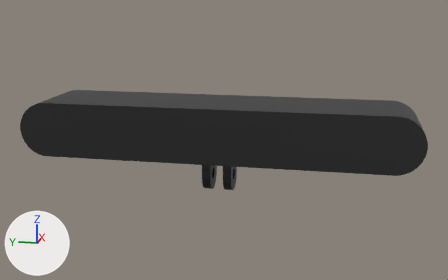
Before and after pictures for a commit that changed the COLLADA model pandora_sensors_description/meshes/kinect/asus_xtion_pro.dae.
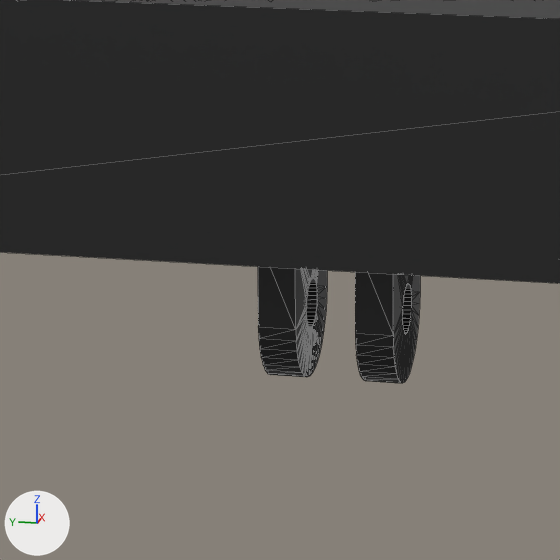
Old and new are each drawn whole from a 50 mm camera at (-0.274, -0.0569, 0.0847) aimed at (0.0009, -0.0019, 0.0159) and again close up on the part from 33% to 60% of the width and 38% to 81% of the height. The axes (+X, +Y, +Z) are drawn at lower left. The lights are the same throughout. The close-ups show mesh edges as thin lines.

In view in the first close-up: 'ASUS_Xtion_Pro_Live'.
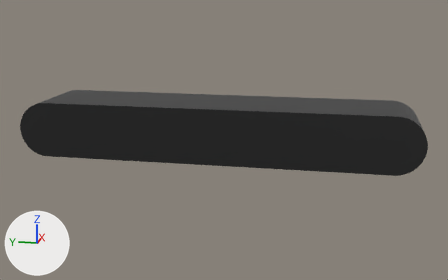
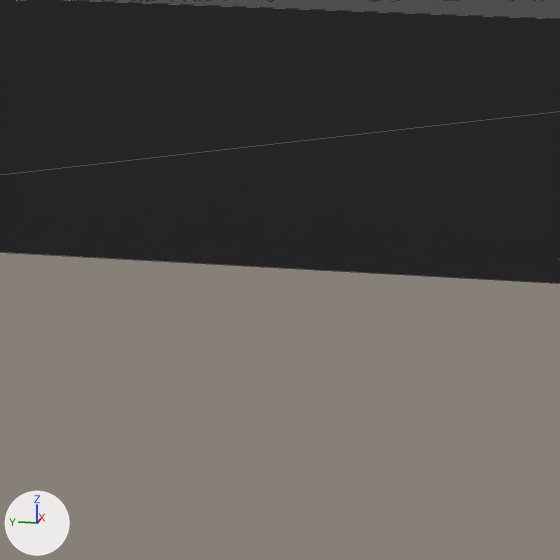
The newer file is also turned or shifted as a whole; pictures and numbers use the older file's frame.

Where the change shows, as pixel boxes (x1, y1, x2, y2) in the close-ups (560 x 560 px):
'ASUS_Xtion_Pro_Live', reshaped
    before: (0, 0, 560, 383)
    after: (0, 0, 560, 284)
part 1 of me_asus_xtion_pro_live, deleted (black)
    before: (258, 267, 420, 383)
part 2 of me_asus_xtion_pro_live, recoloured (grey to black)
    both: (254, 0, 460, 276)

The change, as a diff of the scene's bpy script:
```diff
--- a/pandora_sensors_description/meshes/kinect/asus_xtion_pro.dae.py
+++ b/pandora_sensors_description/meshes/kinect/asus_xtion_pro.dae.py
@@ mat_plastic_black_002 @@
+mat_plastic_black_002 = principled_material('Plastic_Black_002')
+mat_plastic_black_002.base_color = (0.012, 0.012, 0.012)  # black #1d1d1d
+mat_plastic_black_002.roughness = 0.4
@@ me_asus_xtion_pro_live @@
 # used by ob_asus_xtion_pro_live; location = (0.0, 0.0, 0.0)
-me_asus_xtion_pro_live.from_pydata(...)  # 1446 vertices, 2896 faces; spans x -0.018..0.018, y -0.09..0.09, z -0.007..0.034
-me_asus_xtion_pro_live.materials.append(mat_camera)  # dark green #70745e
+me_asus_xtion_pro_live.from_pydata(...)  # 1226 vertices, 2448 faces; spans x -0.018..0.018, y -0.09..0.09, z 0.009..0.034
+# me_asus_xtion_pro_live part 1: 220 vertices removed from x -0.007..0.008, y -0.007..0.007, z -0.007..0.003
+# me_asus_xtion_pro_live part 2: 1757 faces spanning x -0.018..0.018, y -0.09..0.09, z 0.009..0.034 switch from mat_body (black #222222) to mat_plastic_black_002 (black #1d1d1d)
```
